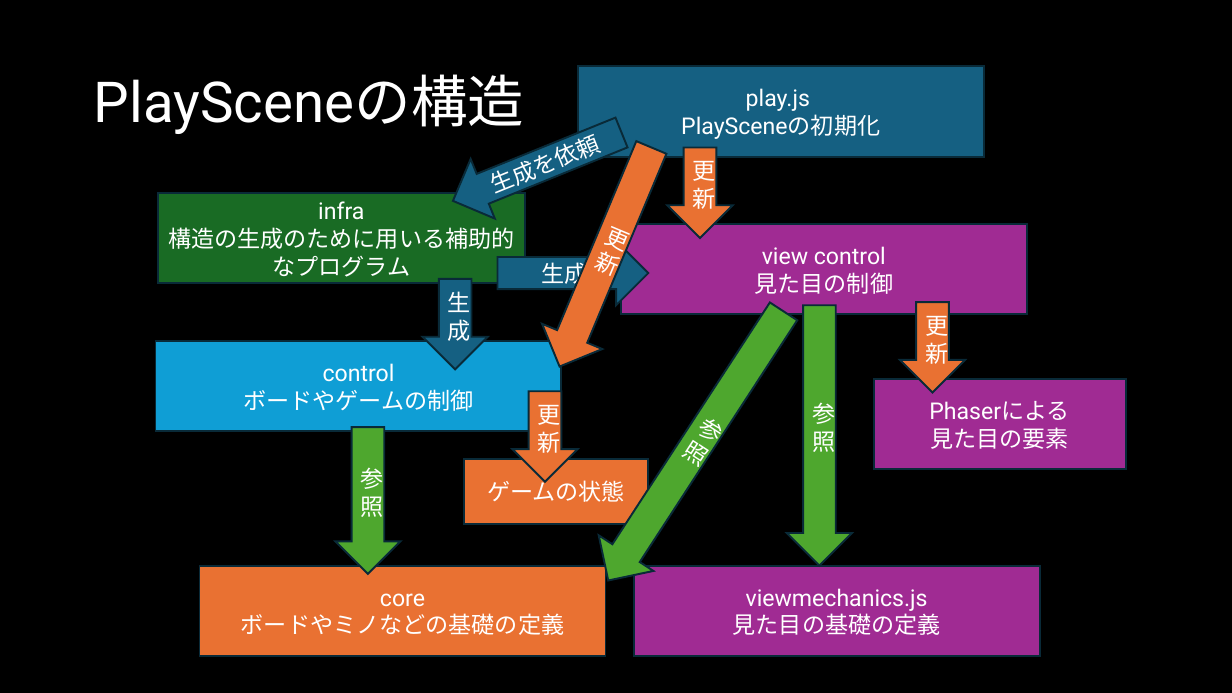
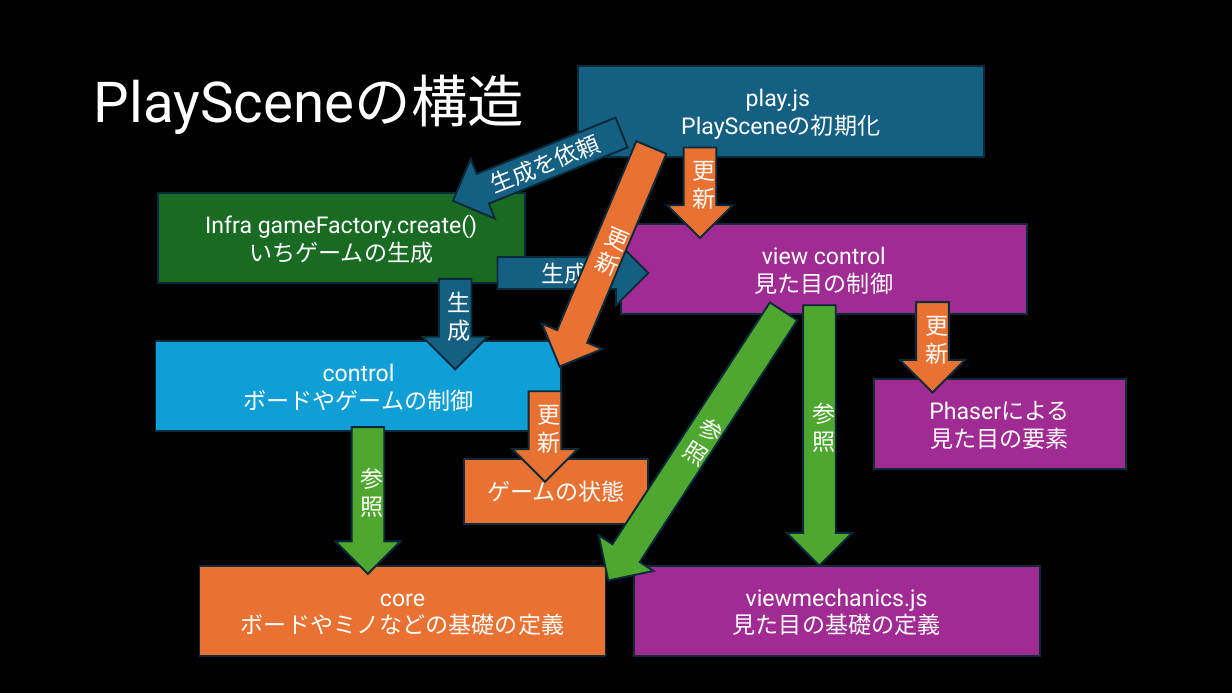
Before and after one commit to Ito-Hideaki/teresource, a slide deck: slide 4 of docs/DocToUnderstandTeresource.pptx. Drawn at 1232x693 pixels with LibreOffice and Linux fonts; fonts in the diff are those of the drawing. Boxes give left, top, right and bottom in pixels: in the first picture for what was removed or moved away, otherwise in the second. Text is boxed around its words. In the diff, an @@ line names an element or a change of style, - is before the commit and + after.

```diff
--- a/docs/DocToUnderstandTeresource.pptx
+++ b/docs/DocToUnderstandTeresource.pptx
@@ text in rectangle at (205, 162, 537, 263): text changed @@
-infra
-構造の生成のために用いる補助的なプログラム
+Infra gameFactory.create()
+いちゲームの生成
```
Also in this commit, not shown: 6 other slides changed, 21 slides added.
